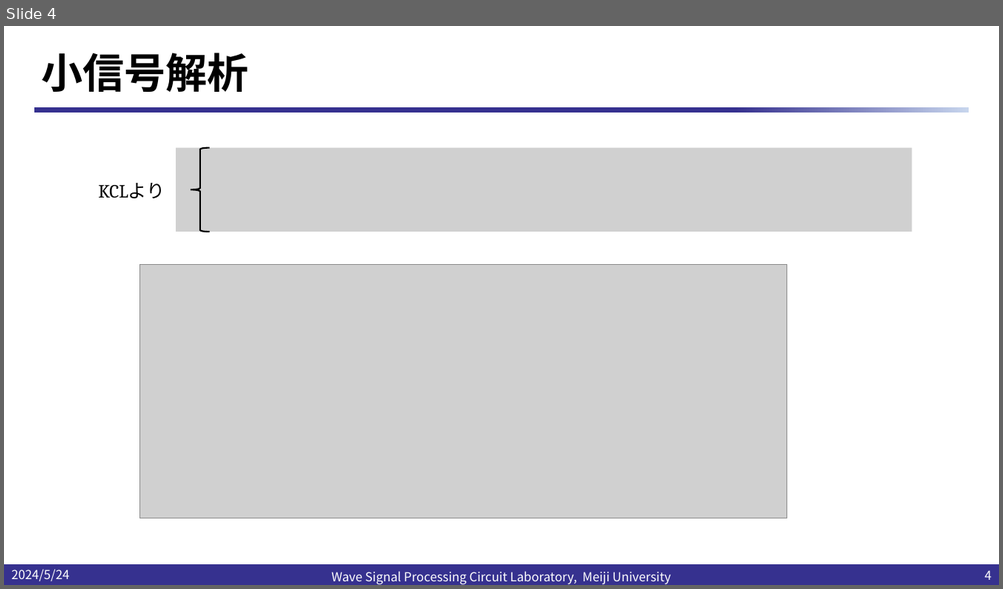
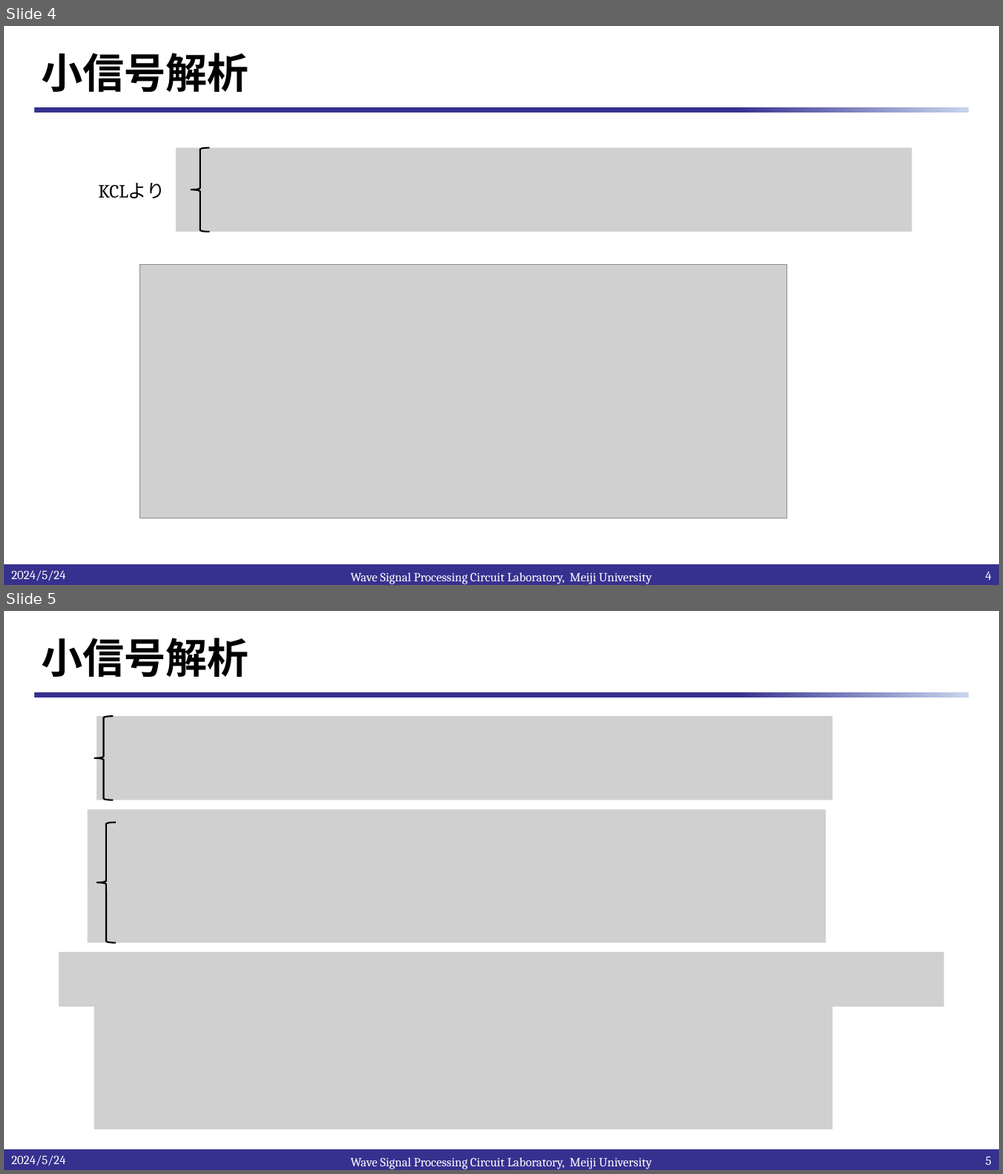
Before and after one commit to kjm-desktop10400/reserch, a slide deck: IHP_2024/20240524/22段構成TIAの検討.pptx. Shown one above the other, each under a label of ours: slide 4 before the commit, slides 4 and 5 after it. The pictures are 1003x589 and 1003x1174 pixels, drawn with LibreOffice and Linux fonts; fonts in the diff are those of the drawing; grey boxes stand for pictures; background and template pictures are left out. Boxes give left, top, right and bottom in pixels: in the first picture for what was removed or moved away, otherwise in the second. Text is boxed around its words. In the diff, an @@ line names an element or a change of style, - is before the commit and + after.

```diff
--- a/IHP_2024/20240524/22段構成TIAの検討.pptx
+++ b/IHP_2024/20240524/22段構成TIAの検討.pptx
@@ slide 5 added at (4,611,999,1170), background #FFFFFF; not listed: 2 template elements that a slide beside it also shows @@
@@ title added at (42,638,249,677), 40 pt, text #000000, bold @@
+小信号解析
@@ left brace added at (94,716,113,800), outline #000000 1.5 pt @@
@@ picture added at (96,716,832,800) @@
@@ picture added at (88,809,826,943) @@
@@ left brace added at (96,823,115,944), outline #000000 1.5 pt @@
@@ picture added at (60,953,944,1007) @@
@@ picture added at (94,1000,833,1130) @@
@@ text added at (11,1156,65,1166), 12 pt, text #FFFFFF @@
+2024/5/24
@@ text added at (350,1158,652,1170), 12 pt, text #FFFFFF @@
+Wave Signal Processing Circuit Laboratory, Meiji University
@@ page number added at (985,1156,991,1165), 12 pt, text #FFFFFF @@
+5
@@ slide 4 changed as well @@
@@ font Noto Sans CJK JP to Cambria in 3 elements at (11,571,65,581), (985,571,991,580), (350,573,652,585) @@
```
Also in this commit, not shown: 4 other slides changed, 6 other files.
